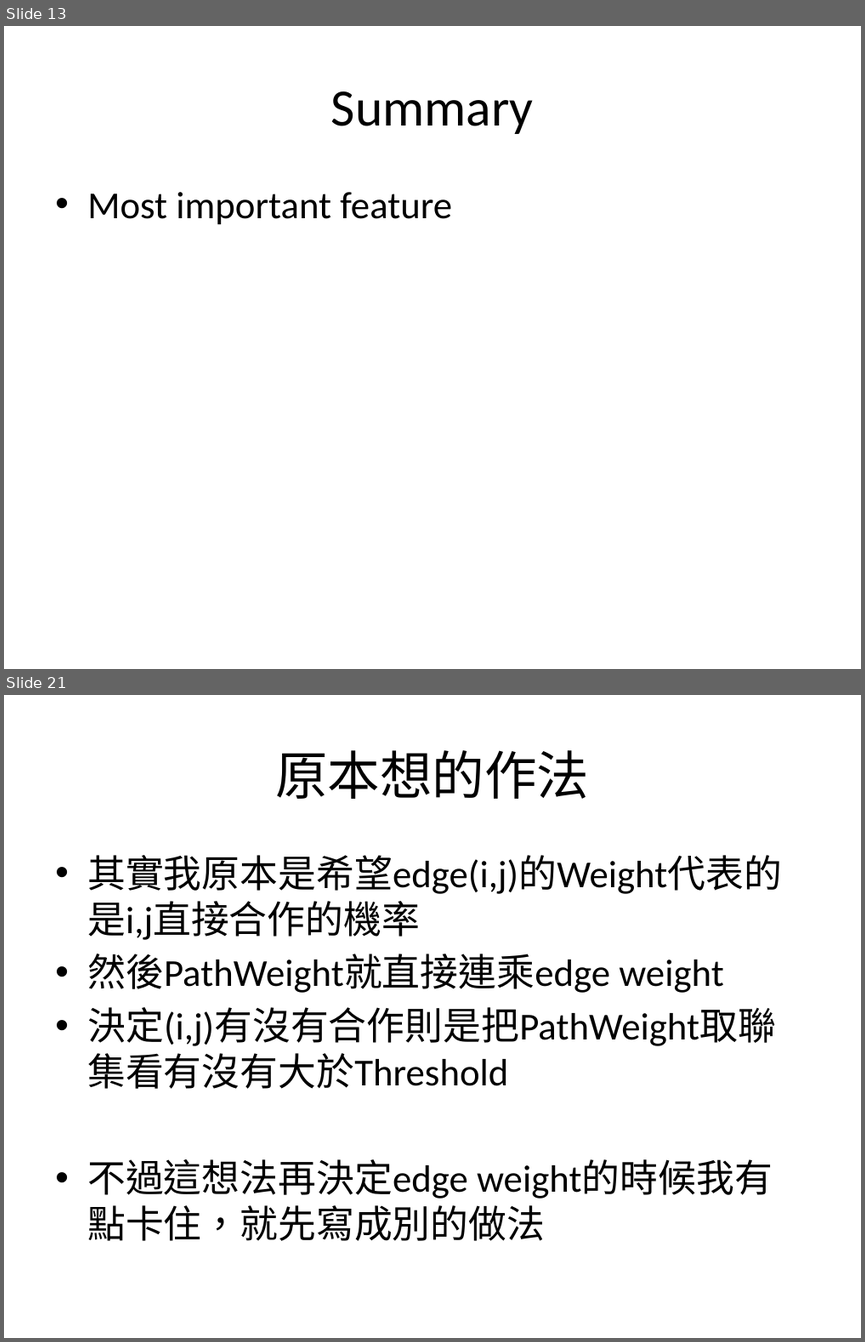
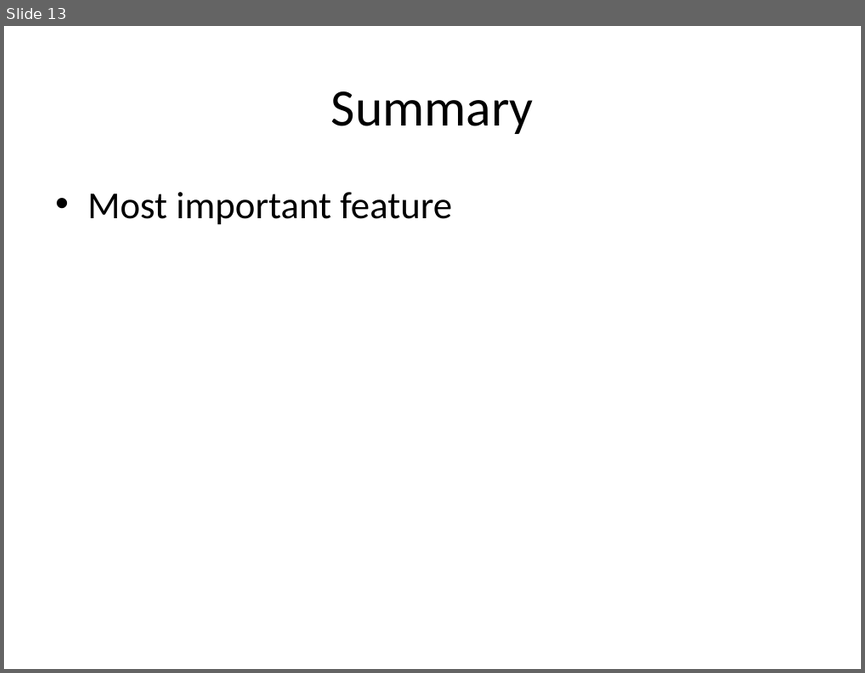
Before and after one commit to yftung7/2014_DM_Project, a slide deck: Project/Readme_v2.pptx. Shown one above the other, each under a label of ours: slides 13 and 21 before the commit, slide 13 after it; the slides between them are not shown. The pictures are 865x1342 and 865x673 pixels, drawn with LibreOffice and Linux fonts; fonts in the diff are those of the drawing. Boxes give left, top, right and bottom in pixels: in the first picture for what was removed or moved away, otherwise in the second. Text is boxed around its words. In the diff, an @@ line names an element or a change of style, - is before the commit and + after.

```diff
--- a/Project/Readme_v2.pptx
+++ b/Project/Readme_v2.pptx
@@ slide 21 removed at (4,695,861,1338), background #C7EDCC @@
@@ title removed at (275,750,590,799) @@
-原本想的作法
@@ text removed at (87,855,782,1241) @@
-• 其實我原本是希望edge(i,j)的Weight代表的是i,j直接合作的機率
-• 然後PathWeight就直接連乘edge weight
-• 決定(i,j)有沒有合作則是把PathWeight取聯集看有沒有大於Threshold
-• 不過這想法再決定edge weight的時候我有點卡住，就先寫成別的做法
```
Also in this commit, not shown: 7 other slides removed.
